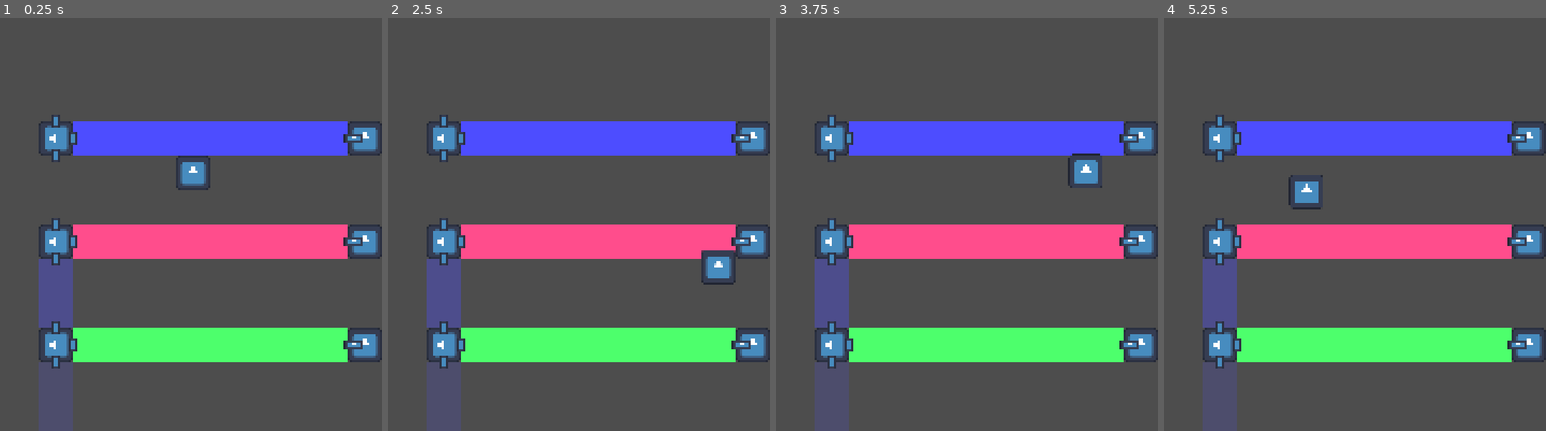
Above: before the commit, frames 1-4 (left to right).
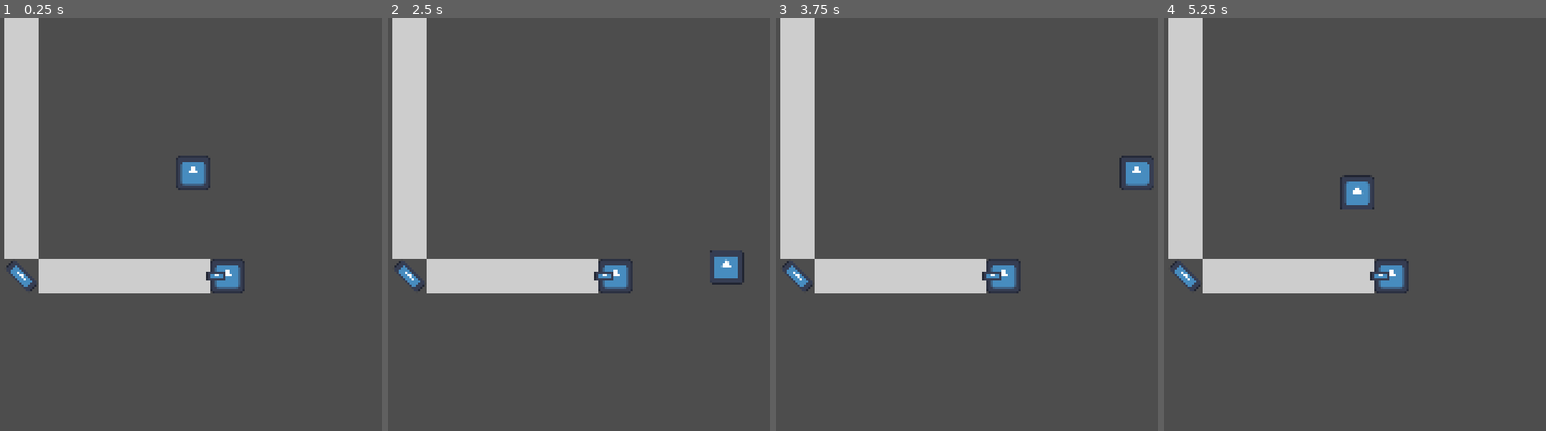
Above: after the commit, the same moments.

Repository: studentkrisk/light-game
Game: Godot game, scene res://world.tscn
Same seed, same stepped clock (60 frames per second), same inputs: the game is played once before the commit and once after it. The engine's default icon, where the game draws it, is replaced by a stand-in: a white triangle on a blue panel in a dark square.
Inputs:
- Up to frame 1 (0.25 s): no input
- Up to frame 2 (2.5 s): tap Enter at 0.5 s; hold D (right) 0.53-1.28 s; hold S (down) 1.28-2.03 s; hold D (right) from 2.03 s (still down)
- Up to frame 3 (3.75 s): release D (right) at 2.78 s; hold W (up) 2.78-3.53 s; hold A (left) from 3.53 s (still down)
- Up to frame 4 (5.25 s): release A (left) at 5.03 s; hold S (down) from 5.03 s (still down)

The runs differ from the first frame. In frame 1, 33% of the frame differs, in the area x 1-100%, y 0-100%; in frame 2, 33%; in frame 3, 34%; in frame 4, 34%.

Commit message:
removing a lot of stuff so commiting just in case

Diff:
--- a/LightBody.gd
+++ b/LightBody.gd
@@ -5,11 +5,11 @@
 @export var lights = []
 @export var colors = []
 
-# Called when the node enters the scene tree for the first time.
-func _ready():
-	pass # Replace with function body.
+func update_light():
+	pass
 
-
-# Called every frame. 'delta' is the elapsed time since the previous frame.
-func _process(delta):
-	pass
+func _physics_process(delta):
+	velocity *= 0.25
+	if velocity.length() >= 0.05:
+		update_light()
+	move_and_slide()
--- a/emitter.gd
+++ b/emitter.gd
@@ -3,17 +3,19 @@
 extends "LightBody.gd"
 
 @export var color = Color(1, 1, 1, 0.5)
+@onready var ray: RayCast2D = $RayCast2D
 
 func update_light():
+	ray.force_raycast_update()
 	lights = [[]]
 	colors = [color]
-	var ray: RayCast2D = $RayCast2D
 	var dir = (ray.to_global(ray.target_position) - ray.global_position).normalized()
 	var start = ray.global_position
 	lights[0].append(start + dir*Global.TILE_SIZE/2)
-	if ray.is_colliding():
+	if ray.is_colliding() and ray.get_collider() is LightBody:
+		var collider = ray.get_collider()
 		lights[0].append(ray.get_collision_point())
-		if not (ray.get_collider() is Emitter):
-			ray.get_collider().update_light(self, colors[0])
+		if not (collider is Emitter):
+			ray.get_collider().update_light()
 	else:
 		lights[0].append(start + dir*Global.TILE_SIZE*25)
--- a/emitter.tscn
+++ b/emitter.tscn
@@ -7,6 +7,7 @@
 size = Vector2(16, 16)
 
 [node name="emitter" type="CharacterBody2D"]
+collision_layer = 3
 motion_mode = 1
 script = ExtResource("1_k6ea0")
 
@@ -24,3 +25,4 @@
 
 [node name="RayCast2D" type="RayCast2D" parent="."]
 target_position = Vector2(-400, 0)
+collision_mask = 2
--- a/light.gd
+++ b/light.gd
@@ -1,7 +1,6 @@
 extends Node2D
 
 func _ready():
-	await get_tree().create_timer(0).timeout # ??? for some reason i need this for it to work
 	update_light()
 
 func update_light():
@@ -9,9 +8,11 @@
 		i.update_light()
 	queue_redraw()
 
+func _process(delta):
+	update_light()
+
 func _draw():
 	for lighted in $lights.get_children():
 		for j in len(lighted.lights):
 			if len(lighted.lights[j]) != 0:
-				print(lighted.colors[j])
 				draw_line(lighted.lights[j][0], lighted.lights[j][1], lighted.colors[j], Global.TILE_SIZE)
--- a/mirror.gd
+++ b/mirror.gd
@@ -2,30 +2,45 @@
 
 extends "LightBody.gd"
 
-func update_light(body, color):
-	var ray1: RayCast2D = $RayCast2D1
+@onready var ray1: RayCast2D = $RayCast2D1
+@onready var ray2: RayCast2D = $RayCast2D2
+
+func _ready():
+	lights = [[], []]
+	colors = [Color(0, 0, 0, 0), Color(0, 0, 0, 0)]
+
+func update_light():
+	ray1.force_raycast_update()
+	ray2.force_raycast_update()
 	var dir1 = (ray1.to_global(ray1.target_position) - ray1.global_position).normalized()
 	var start1 = ray1.global_position
-	var ray2: RayCast2D = $RayCast2D2
 	var dir2 = (ray2.to_global(ray2.target_position) - ray2.global_position).normalized()
 	var start2 = ray2.global_position
-	if ray1.is_colliding() and ray1.get_collider() == body:
+	if ray1.is_colliding() and ray1.get_collider() is LightBody:
+		var body = ray1.get_collider()
 		lights[1] = []
-		colors[1] = color
+		colors[1] = body.color
 		lights[1].append(start2 + dir2*Global.TILE_SIZE/2)
 		if ray2.is_colliding():
+			var collider = ray2.get_collider()
 			lights[1].append(ray2.get_collision_point())
-			if not (ray2.get_collider() is Emitter):
-				ray2.get_collider().update_light(self, color)
+			if not (collider is Emitter) and collider is LightBody:
+				ray2.get_collider().update_light()
 		else:
 			lights[1].append(start2 + dir2*Global.TILE_SIZE*25)
-	if ray2.is_colliding() and ray2.get_collider() == body:
+	else:
+		lights[1] = []
+	if ray2.is_colliding() and ray2.get_collider() is LightBody:
+		var body = ray2.get_collider()
 		lights[0] = []
-		colors[0] = color
+		colors[0] = body.color
 		lights[0].append(start1 + dir1*Global.TILE_SIZE/2)
 		if ray1.is_colliding():
+			var collider = ray1.get_collider()
 			lights[0].append(ray1.get_collision_point())
-			if not (ray1.get_collider() is Emitter):
-				ray1.get_collider().update_light(self, color)
+			if not (collider is Emitter) and collider is LightBody:
+				ray1.get_collider().update_light()
 		else:
 			lights[0].append(start1 + dir1*Global.TILE_SIZE*25)
+	else:
+		lights[0] = []
--- a/mirror.tscn
+++ b/mirror.tscn
@@ -7,6 +7,7 @@
 size = Vector2(16, 16)
 
 [node name="mirror" type="CharacterBody2D"]
+collision_layer = 3
 motion_mode = 1
 script = ExtResource("1_ovr7r")
 
@@ -20,6 +21,8 @@
 
 [node name="RayCast2D1" type="RayCast2D" parent="."]
 target_position = Vector2(0, -400)
+collision_mask = 2
 
 [node name="RayCast2D2" type="RayCast2D" parent="."]
 target_position = Vector2(400, 0)
+collision_mask = 2
--- a/player.gd
+++ b/player.gd
@@ -1,6 +1,13 @@
 extends CharacterBody2D
 
+@onready var ray = $RayCast2D
+
 func _physics_process(delta):
-	velocity += Input.get_vector("left", "right", "up", "down")*25
+	ray.force_raycast_update()
+	var inp = Input.get_vector("left", "right", "up", "down")
+	velocity += inp*25
 	velocity *= 0.7
+	ray.target_position = inp*9
+	if ray.is_colliding() and ray.get_collider() is LightBody:
+		ray.get_collider().velocity += inp*25
 	move_and_slide()
--- a/player.tscn
+++ b/player.tscn
@@ -16,3 +16,6 @@
 [node name="Icon" type="Sprite2D" parent="."]
 scale = Vector2(0.125, 0.125)
 texture = ExtResource("2_d3f2y")
+
+[node name="RayCast2D" type="RayCast2D" parent="."]
+target_position = Vector2(0, 0)
--- a/splitter.gd
+++ b/splitter.gd
@@ -1,20 +1,27 @@
 class_name Splitter
 
 extends "LightBody.gd"
+
+@onready var ray1: RayCast2D = $RayCast2D1
+@onready var ray2: RayCast2D = $RayCast2D2
+@onready var ray3: RayCast2D = $RayCast2D3
+
+func _ready():
+	lights = [[], [], []]
+	colors = [Color(0, 0, 0, 0), Color(0, 0, 0, 0), Color(0, 0, 0, 0)]
 
 func split(color: Color):
 	return [Color(color, color.a/2), Color(color, color.a/2)]
 
 func update_light(body, color):
-	lights = [[], [], []]
-	colors = [Color(0, 0, 0, 0), Color(0, 0, 0, 0), Color(0, 0, 0, 0)]
-	var ray1: RayCast2D = $RayCast2D1
+	ray1.force_raycast_update()
+	ray2.force_raycast_update()
+	ray3.force_raycast_update()
+
 	var dir1 = (ray1.to_global(ray1.target_position) - ray1.global_position).normalized()
 	var start1 = ray1.global_position
-	var ray2: RayCast2D = $RayCast2D2
 	var dir2 = (ray2.to_global(ray2.target_position) - ray2.global_position).normalized()
 	var start2 = ray2.global_position
-	var ray3: RayCast2D = $RayCast2D3
 	var dir3 = (ray3.to_global(ray3.target_position) - ray3.global_position).normalized()
 	var start3 = ray3.global_position
 	var split_colors = split(color)
@@ -27,14 +34,16 @@
 		lights[1].append(start2 + dir2*Global.TILE_SIZE/2)
 		lights[2].append(start3 + dir3*Global.TILE_SIZE/2)
 		if ray2.is_colliding():
+			var collider = ray2.get_collider()
 			lights[1].append(ray2.get_collision_point())
-			if not (ray2.get_collider() is Emitter):
+			if not (collider is Emitter) and collider is LightBody:
 				ray2.get_collider().update_light(self, split_colors[0])
 		else:
 			lights[1].append(start2 + dir2*Global.TILE_SIZE*25)
 		if ray3.is_colliding():
+			var collider = ray3.get_collider()
 			lights[2].append(ray3.get_collision_point())
-			if not (ray3.get_collider() is Emitter):
+			if not (ray3.get_collider() is Emitter) and collider is LightBody:
 				ray3.get_collider().update_light(self, split_colors[1])
 		else:
 			lights[2].append(start3 + dir3*Global.TILE_SIZE*25)
@@ -47,14 +56,16 @@
 		lights[2].append(start3 + dir3*Global.TILE_SIZE/2)
 		lights[0].append(start1 + dir1*Global.TILE_SIZE/2)
 		if ray3.is_colliding():
+			var collider = ray3.get_collider()
 			lights[2].append(ray3.get_collision_point())
-			if not (ray3.get_collider() is Emitter):
+			if not (ray3.get_collider() is Emitter) and collider is LightBody:
 				ray3.get_collider().update_light(self, split_colors[0])
 		else:
 			lights[2].append(start3 + dir3*Global.TILE_SIZE*25)
 		if ray1.is_colliding():
+			var collider = ray1.get_collider()
 			lights[0].append(ray1.get_collision_point())
-			if not (ray1.get_collider() is Emitter):
+			if not (ray1.get_collider() is Emitter) and collider is LightBody:
 				ray1.get_collider().update_light(self, split_colors[1])
 		else:
 			lights[0].append(start1 + dir1*Global.TILE_SIZE*25)
@@ -67,14 +78,16 @@
 		lights[0].append(start1 + dir1*Global.TILE_SIZE/2)
 		lights[1].append(start2 + dir2*Global.TILE_SIZE/2)
 		if ray1.is_colliding():
+			var collider = ray1.get_collider()
 			lights[0].append(ray1.get_collision_point())
-			if not (ray1.get_collider() is Emitter):
+			if not (ray1.get_collider() is Emitter) and collider is LightBody:
 				ray1.get_collider().update_light(self, split_colors[0])
 		else:
 			lights[0].append(start1 + dir1*Global.TILE_SIZE*25)
 		if ray2.is_colliding():
+			var collider = ray2.get_collider()
 			lights[1].append(ray2.get_collision_point())
-			if not (ray2.get_collider() is Emitter):
+			if not (ray2.get_collider() is Emitter) and collider is LightBody:
 				ray2.get_collider().update_light(self, split_colors[1])
 		else:
 			lights[1].append(start2 + dir2*Global.TILE_SIZE*25)
--- a/splitter.tscn
+++ b/splitter.tscn
@@ -7,6 +7,7 @@
 size = Vector2(16, 16)
 
 [node name="splitter" type="CharacterBody2D"]
+collision_layer = 3
 script = ExtResource("1_4lt3w")
 
 [node name="Icon" type="Sprite2D" parent="."]
@@ -33,9 +34,12 @@
 
 [node name="RayCast2D1" type="RayCast2D" parent="."]
 target_position = Vector2(0, 400)
+collision_mask = 2
 
 [node name="RayCast2D2" type="RayCast2D" parent="."]
 target_position = Vector2(400, 0)
+collision_mask = 2
 
 [node name="RayCast2D3" type="RayCast2D" parent="."]
 target_position = Vector2(-400, 0)
+collision_mask = 2
--- a/world.tscn
+++ b/world.tscn
@@ -2,7 +2,7 @@
 
 [ext_resource type="PackedScene" uid="uid://bra62kyne5wmp" path="res://emitter.tscn" id="1_gxkug"]
 [ext_resource type="Script" path="res://light.gd" id="1_xe56f"]
-[ext_resource type="PackedScene" uid="uid://bek8804kmhsuq" path="res://splitter.tscn" id="3_8sics"]
+[ext_resource type="PackedScene" uid="uid://b6o4ef25wjqrv" path="res://mirror.tscn" id="3_qc8gd"]
 [ext_resource type="PackedScene" uid="uid://b4wwpgrebgi3k" path="res://player.tscn" id="4_jeo0j"]
 
 [sub_resource type="CanvasItemMaterial" id="CanvasItemMaterial_84yd0"]
@@ -20,29 +20,8 @@
 [node name="lights" type="Node2D" parent="."]
 
 [node name="emitter" parent="lights" instance=ExtResource("1_gxkug")]
-position = Vector2(120, 56)
-color = Color(0, 1, 0, 1)
+position = Vector2(56, 24)
+color = Color(1, 1, 1, 0.501961)
 
-[node name="emitter2" parent="lights" instance=ExtResource("1_gxkug")]
-position = Vector2(120, 8)
-color = Color(1, 0, 0, 1)
-
-[node name="emitter3" parent="lights" instance=ExtResource("1_gxkug")]
-position = Vector2(120, -40)
-color = Color(0, 0, 1, 1)
-
-[node name="emitter4" parent="lights" instance=ExtResource("1_gxkug")]
-position = Vector2(120, -40)
-color = Color(0, 0, 1, 1)
-
-[node name="splitter" parent="lights" instance=ExtResource("3_8sics")]
-position = Vector2(-24, 56)
-rotation = -1.5708
-
-[node name="splitter2" parent="lights" instance=ExtResource("3_8sics")]
-position = Vector2(-24, 8)
-rotation = -1.5708
-
-[node name="splitter3" parent="lights" instance=ExtResource("3_8sics")]
-position = Vector2(-24, -40)
-rotation = -1.5708
+[node name="mirror" parent="lights" instance=ExtResource("3_qc8gd")]
+position = Vector2(-40, 24)
